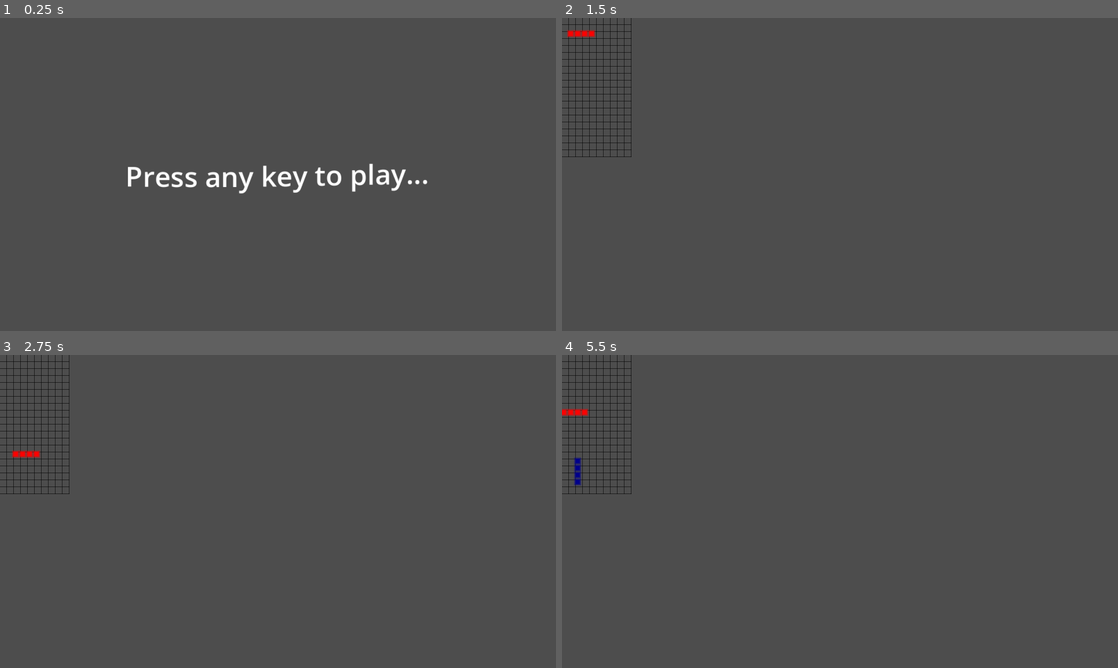
Above: before the commit, frames 1-4 (two rows, left to right).
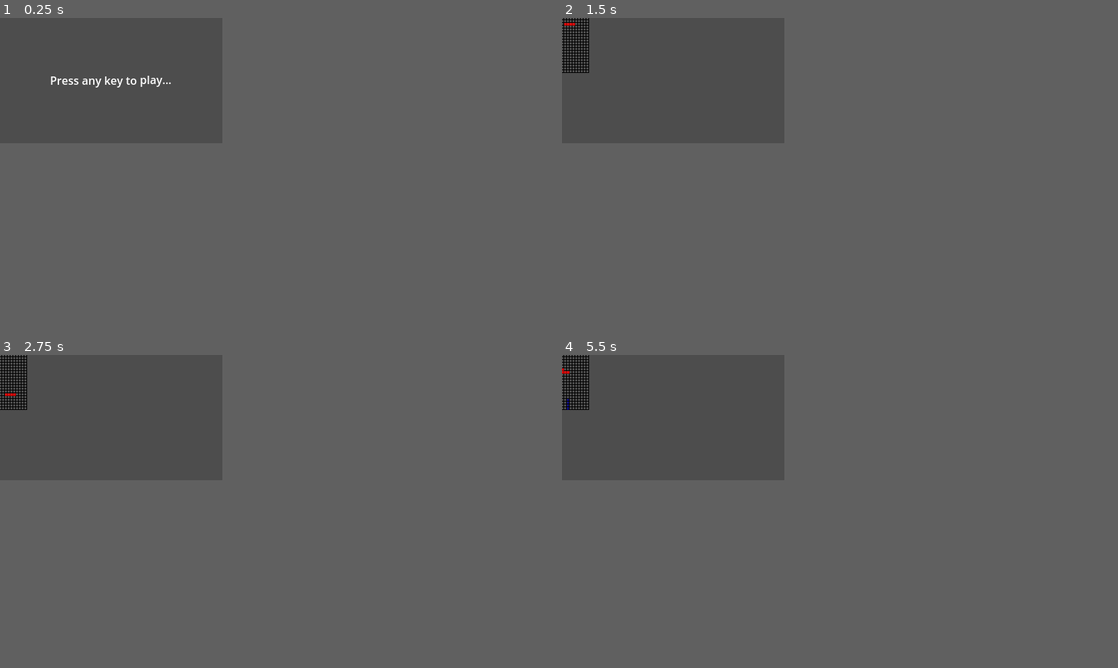
Above: after the commit, the same moments.

Repository: abFrancisco/tetris_clone
Game: Godot game, scene res://main.tscn
Two runs of this game, one before a commit and one after it. Both use one fixed random seed, a clock stepped at 60 frames per second and the inputs below.
Inputs:
- Up to frame 1 (0.25 s): no input
- Up to frame 2 (1.5 s): tap Enter at 0.5 s; hold D (right) 0.53-1.28 s; tap Alt at 0.6 s; tap Tab at 0.8, 1.35 s; tap Space at 1.25 s; hold S (down) from 1.28 s (still down)
- Up to frame 3 (2.75 s): tap Ctrl at 1.55, 2.1 s; release S (down) at 2.03 s; hold D (right) from 2.03 s (still down); tap Alt at 2.3 s
- Up to frame 4 (5.5 s): tap Enter at 2.75, 5 s; release D (right) at 2.78 s; hold W (up) 2.78-3.53 s; tap Alt at 2.85, 4.55, 5.1 s; tap Tab at 3.05, 3.6, 5.3 s; tap Space at 3.5 s; hold Left (left) 3.53-5.03 s; tap Ctrl at 3.8, 4.35 s; tap Escape (ui_cancel) at 4.15 s; hold S (down) from 5.03 s (still down)
In our replay, the window is 800x450 before the commit and 320x180 after it. These sizes can differ from the game's own. Grey fills any space a smaller window leaves; there, only what the larger window draws over its background counts as a difference.

The runs differ from the first frame. In frame 1, 1.6% of the frame differs, in the area x 9-77%, y 18-57%; in frame 2, 1.5%; in frame 3, 1.5%; in frame 4, 1.6%, in the area x 0-13%, y 0-45%.

Commit message:
implemented shape to shape collision fixed overlapping shapes in the first columns, still not sure what caused it

Diff:
--- a/level.gd
+++ b/level.gd
@@ -6,7 +6,7 @@
 const MAX_TICK_TIME=1.0
 const MIN_TICK_TIME=0.05
 const DROP_TICK_TIME=0.05
-var tick_time=1.0
+var tick_time=MAX_TICK_TIME
 
 var pieces:Dictionary[String, Array]={
 	"o":[[1, 1], [1, 1]],
@@ -20,7 +20,7 @@
 var current_piece:tetromino=null
 var piece_index:int=0
 var bag_index:int=0
-var bag:Array=[['i', 'i', 'i', 'i', 'i', 'i', 'i'], ['o', 'i', 'l', 'j', 's', 'z', 't']]
+var bag:Array=[['o', 'i', 'l', 'j', 's', 'z', 't'], ['o', 'i', 'l', 'j', 's', 'z', 't']]
 
 func _ready():
 	randomize()
@@ -33,7 +33,7 @@
 func _draw():
 	for x in range(game_grid.size()):
 		for y in range(game_grid[0].size()):
-			draw_rect(Rect2(x*4, y*4, 4, 4), Color.BLACK, false, -1.0, false)
+			draw_rect(Rect2(x*4 - 1, y*4 - 1, 4, 4), Color.BLACK, false, -1.0, false)
 			if game_grid[x][y] != 0:
 				draw_rect(Rect2(x*4, y*4, 2, 2), Color.DARK_BLUE, true, -1.0, true)
 	for x in range(current_piece.cells.size()):
@@ -42,15 +42,7 @@
 				draw_rect(Rect2((x+current_piece.piece_position.x)*4, (y+current_piece.piece_position.y)*4, 2, 2), Color.RED, true, -1.0, true)
 
 func render():
-	#inside the delayed clock timer
-
 	queue_redraw()
-	#spawn piece into game grid
-	#maintain control using "func _input" and "gravity"
-	#commit the piece when it cant move anymore, check collisoins
-	#REPEAT
-
-	#MISSING A WAY TO REDUCE TRIGGER TIME for example when pressin down button
 
 func _input(event):
 	if event.is_action_pressed("left"):
@@ -69,8 +61,6 @@
 		%TickTimer.wait_time=tick_time
 	if event.is_action_pressed("reload"):
 		get_tree().reload_current_scene()
-	if event.is_action_pressed("ui_cancel"):
-		commit_current_piece()
 
 func fill_game_grid():
 	for x in range(grid_width):
@@ -94,11 +84,15 @@
 
 func move_piece(vec:Vector2):
 	#add tests before applying position
+	print("------------------------")
+	print("piece_position 1 - "+str(current_piece.piece_position))
 	current_piece.piece_position += vec
+	print("piece_position 1 - "+str(current_piece.piece_position))
 	if is_current_piece_overlapping():
 		current_piece.piece_position -= vec
-		#if vec==Vector2.DOWN:
-			#commit_current_piece()
+		print("piece_position 1 - "+str(current_piece.piece_position))
+		if vec==Vector2.DOWN:
+			commit_current_piece()
 	render()
 
 func rotate_piece(direction:int):
@@ -126,14 +120,17 @@
 	for x in range(piece_size):
 		for y in range(piece_size):
 			if current_piece.cells[y][x] != 0:
-				print("thingy   x="+str(x)+"   y="+str(y))
 				if (cp_y + y >= 20):
 					return true
 				if (cp_x + x < 0 or cp_x + x >= 10):
 					return true
+				if (cp_y + y >=0):#this is still slightly weird, look into it later, why is it overlapping on different positions
+					if (game_grid[cp_x + x][cp_y + y] != 0):
+						return true
 	return false
 
 func commit_current_piece():
+	print("entered commit function")
 	var piece_size:int=current_piece.cells.size()
 	for x in range(piece_size):
 		for y in range(piece_size):
@@ -141,5 +138,6 @@
 				game_grid[current_piece.piece_position.x + x][current_piece.piece_position.y + y] = 1
 	spawn_piece()
 
-func _on_gravity_timer_timeout():
+
+func _on_tick_timer_timeout():
 	move_piece(Vector2.DOWN)
--- a/level.tscn
+++ b/level.tscn
@@ -9,4 +9,4 @@
 unique_name_in_owner = true
 autostart = true
 
-[connection signal="timeout" from="TickTimer" to="." method="_on_gravity_timer_timeout"]
+[connection signal="timeout" from="TickTimer" to="." method="_on_tick_timer_timeout"]
--- a/project.godot
+++ b/project.godot
@@ -19,9 +19,6 @@
 
 window/size/viewport_width=320
 window/size/viewport_height=180
-window/size/window_width_override=1280
-window/size/window_height_override=720
-window/stretch/scale=4.0
 window/stretch/scale_mode="integer"
 
 [input]
--- /dev/null
+++ b/tick_timer.gd
@@ -0,0 +1,18 @@
+extends Node
+
+var wait_time:float = 1.0
+var timer:SceneTreeTimer = null
+signal timeout
+
+func _ready():
+	timer = get_tree().create_timer(wait_time, true, false,false)
+	timer.connect("timeout", timer_trigger)
+
+func timer_trigger():
+	emit_signal("timeout")
+	timer = get_tree().create_timer(0.05, true, false, false)
+	timer.connect("timeout", timer_trigger)
+
+func restart():
+	timer = get_tree().create_timer(0.05, true, false, false)
+	timer.connect("timeout", timer_trigger)
Binary file added: RealTimeTimer-d10ede9a47b6664b52899a0c0b716fb85de26573/RealTimeTimer.jpg
Not shown, added: RealTimeTimer-d10ede9a47b6664b52899a0c0b716fb85de26573/RealTimeTimer.jpg.import
Not shown, added: RealTimeTimer-d10ede9a47b6664b52899a0c0b716fb85de26573/addons/RealTimeTimer/Examples/timer_example.gd
Not shown, added: RealTimeTimer-d10ede9a47b6664b52899a0c0b716fb85de26573/addons/RealTimeTimer/Examples/timer_example.gd.uid
Not shown, added: RealTimeTimer-d10ede9a47b6664b52899a0c0b716fb85de26573/addons/RealTimeTimer/Examples/timer_example.tscn
Not shown, added: RealTimeTimer-d10ede9a47b6664b52899a0c0b716fb85de26573/addons/RealTimeTimer/RealTimeModel.gd
Not shown, added: RealTimeTimer-d10ede9a47b6664b52899a0c0b716fb85de26573/addons/RealTimeTimer/RealTimeModel.gd.uid
Not shown, added: RealTimeTimer-d10ede9a47b6664b52899a0c0b716fb85de26573/addons/RealTimeTimer/RealTimeTimer.gd
Not shown, added: RealTimeTimer-d10ede9a47b6664b52899a0c0b716fb85de26573/addons/RealTimeTimer/RealTimeTimer.gd.uid
Not shown, added: tick_timer.gd.uid
Not shown, added: RealTimeTimer-d10ede9a47b6664b52899a0c0b716fb85de26573/LICENSE
Not shown, added: RealTimeTimer-d10ede9a47b6664b52899a0c0b716fb85de26573/README.md
